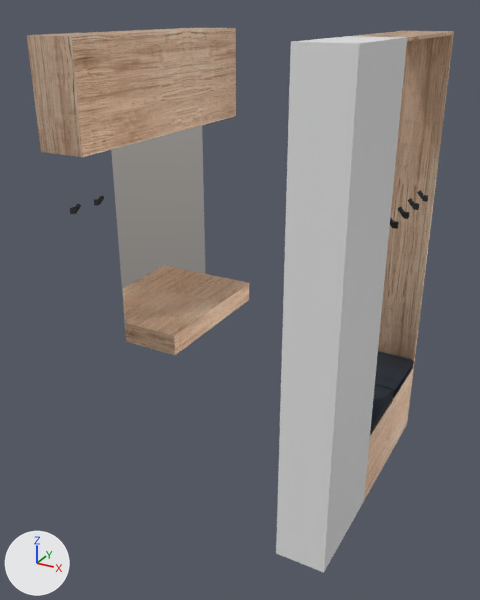
What one commit did to the glTF model public/3dmodels/entrance.glb.
Both versions are drawn from a camera (50 mm lens) standing at (1.85, -3.56, 2.93) and looking at (-0.04, -0.12, 1.21). The lights are fixed; the arrows at lower left show +X, +Y and +Z. The first picture is the older version. Where no turn or scale is listed for an object, it has been applied to the vertices. Vertices at exactly the same position are counted once.

Objects in the first picture: 'Body10', 'Body12.001', 'Body13.001', 'Body27', 'Body28', 'Body29', 'Body30', 'Body4', 'Body6', 'Body9' and 4 more.
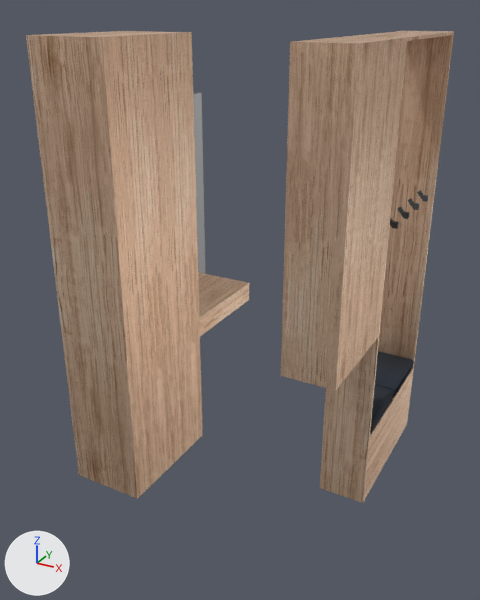
Pixel boxes (x1, y1, x2, y2) of what changed, in the pictures (480 x 600 px; the box of a moved part takes in the faces that stretch with it):
'Body27', deleted: before (276, 36, 407, 573)
'Body32', added (beige): after (26, 33, 172, 499)
'Body36', added (brown): after (281, 39, 385, 391)
'Body28', deleted (beige): before (27, 28, 236, 157)
'Body33', added (beige): after (88, 31, 203, 465)
'Body37', added (brown): after (320, 36, 407, 503)
'Body35', added (beige): after (324, 36, 406, 362)
'Body29', deleted: before (70, 204, 81, 214)
'Body30', deleted: before (94, 196, 105, 206)
part 1 of me_body12_001, moved or reshaped: before (125, 276, 249, 355); after (198, 276, 249, 334)
part 2 of me_body13_001, moved or reshaped (not visible afterwards): before (111, 149, 125, 322)

Patch to the scene script:
```diff
--- a/public/3dmodels/entrance.glb.py
+++ b/public/3dmodels/entrance.glb.py
@@ me_body12_001 @@
-me_body12_001.from_pydata(...)  # 8 vertices, 12 faces; spans x -0.9..-0.48, y -0.238..0.84, z 0.75..0.9
-me_body12_001.materials.append(mat_3d_walnut___figured___semigloss_001)  # picture img_mediumwood
+me_body12_001.from_pydata(...)  # 8 vertices, 12 faces; spans x -0.9..-0.48, y -0.038..0.84, z 0.75..0.9
+# me_body12_001 part 1
+# 2 vertices are removed from x -0.9..-0.48, y -0.238, z 0.9
+# 7 faces are deleted
+# 2 vertices move from x -0.9..-0.48, y -0.238, z 0.75 to x -0.9..-0.48, y -0.038, z 0.75
+# 2 vertices are added at (-0.9, -0.038, 0.9), (-0.48, -0.038, 0.9)
+# 7 new faces join them
+me_body12_001.materials.append(mat_3d_walnut___figured___semigloss)  # picture img_mediumwood
@@ me_body13_001 @@
 # verts and faces of me_body13_001; kept vertices keep their numbers, new ones are numbered from 8
-me_body13_001.from_pydata(...)  # 8 vertices, 12 faces; spans x -0.9..-0.894, y -0.238..0.84, z 0.9..2.35
+me_body13_001.from_pydata(...)  # 8 vertices, 12 faces; spans x -0.9..-0.894, y -0.038..0.84, z 0.9..2.35
+# me_body13_001 part 2
+delete_faces([(5, 6, 7), (4, 6, 5)])
+for i in [1, 2, 4, 5]: verts[i] += (0.0, 0.2, 0.0)
+faces += [(4, 6, 7), (4, 7, 5)]
 me_body13_001.materials.append(mat_abs__white___1)
@@ ob_body27 @@
-ob_body27 = bpy.data.objects.new('Body27', me_body27)
@@ ob_body28 @@
-ob_body28 = bpy.data.objects.new('Body28', me_body28)
@@ ob_body29 @@
-ob_body29 = bpy.data.objects.new('Body29', me_body29)
@@ ob_body30 @@
-ob_body30 = bpy.data.objects.new('Body30', me_body30)
@@ ob_body37 @@
+ob_body37 = bpy.data.objects.new('Body37', me_body37)  # a box spanning x 0.6..0.9, y -0.18..-0.16, z 0.0..2.8; in mat_3d_walnut___figured___semigloss (picture img_mediumwood)
+ob_body37.location = (0.0, 0.0, 0.0)
@@ ob_body36 @@
+ob_body36 = bpy.data.objects.new('Body36', me_body36)  # a box spanning x 0.6..0.9, y -0.84..-0.51, z 1.2..2.8; in mat_3d_walnut___figured___semigloss (picture img_mediumwood)
+ob_body36.location = (0.0, -0.006, 0.0)
@@ ob_body35 @@
+ob_body35 = bpy.data.objects.new('Body35', me_body35)  # a box spanning x 0.6..0.9, y -0.51..-0.18, z 1.2..2.8; in mat_3d_walnut___figured___semigloss (picture img_mediumwood)
+ob_body35.location = (0.0, -0.003, 0.0)
@@ ob_body33 @@
+ob_body33 = bpy.data.objects.new('Body33', me_body33)  # a box spanning x -0.9..-0.4, y -0.44..-0.04, z 0.0..2.8; in mat_3d_walnut___figured___semigloss (picture img_mediumwood)
+ob_body33.location = (0.0, -0.003, 0.0)
@@ ob_body32 @@
+ob_body32 = bpy.data.objects.new('Body32', me_body32)  # a box spanning x -0.9..-0.4, y -0.84..-0.44, z 0.0..2.8; in mat_3d_walnut___figured___semigloss (picture img_mediumwood)
+ob_body32.location = (0.0, -0.006, 0.0)
```
